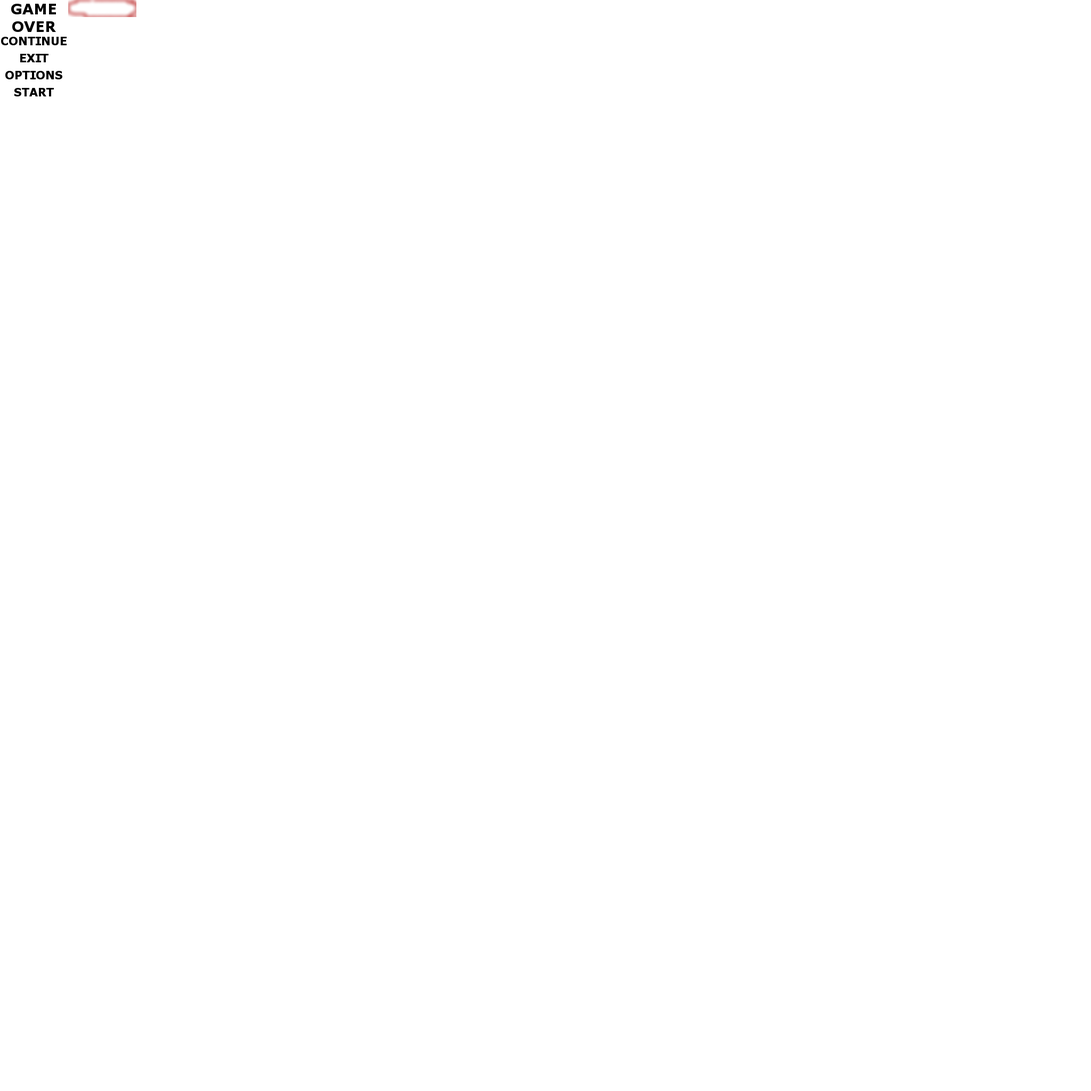
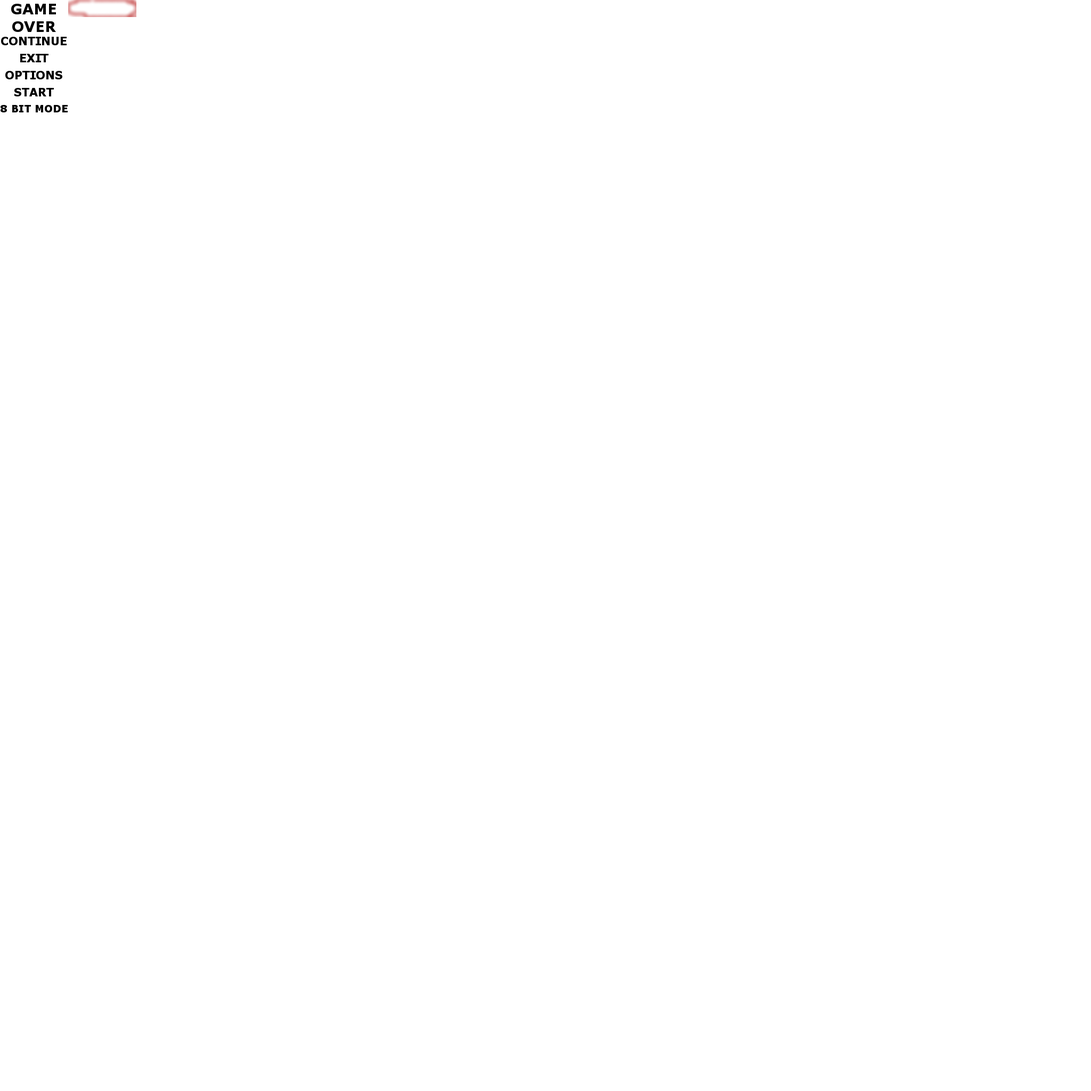
Layer changes from the first 1091x1091 image to the second:
added layer "8 BIT MODE" above "START" over (x1=0, y1=104, x2=68, y2=113)
